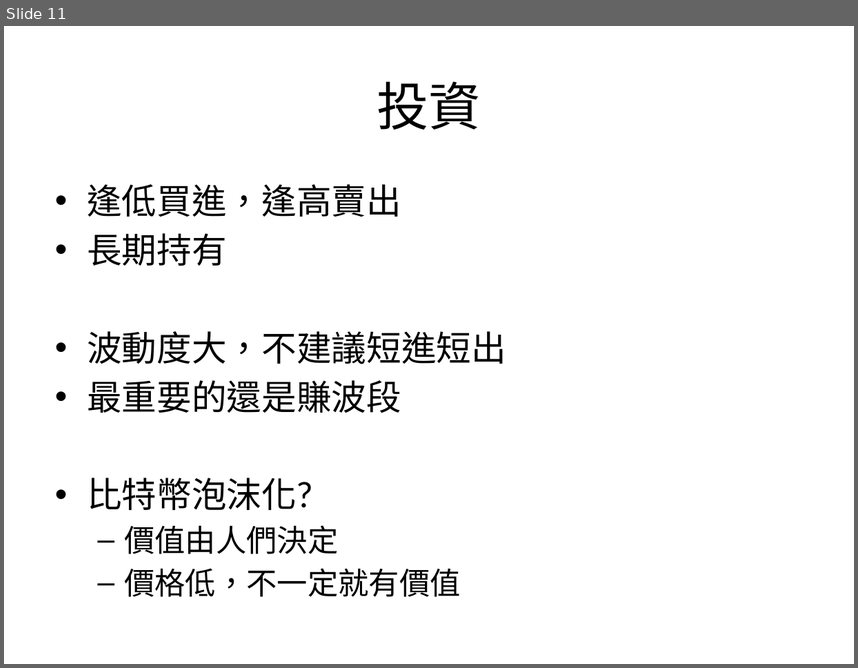
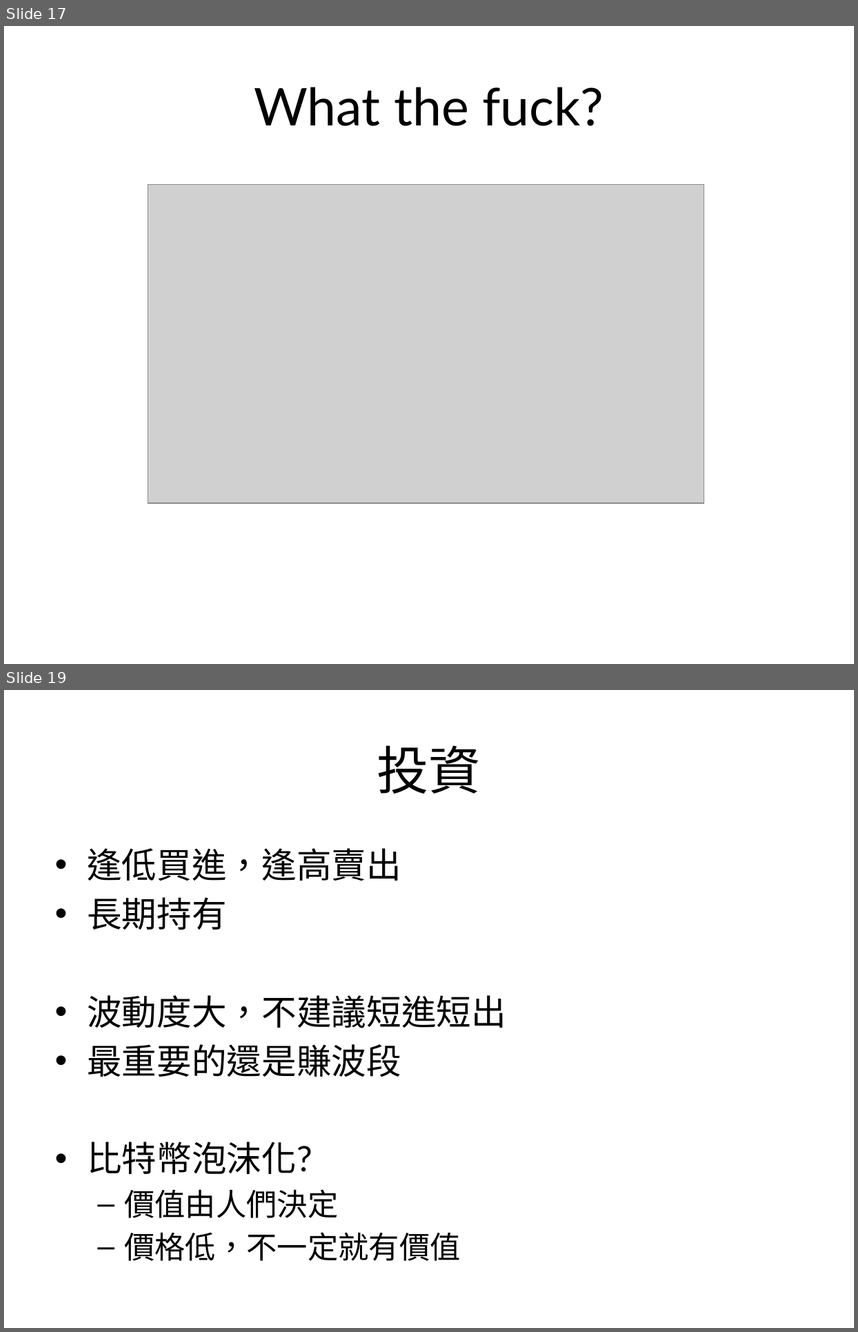
Before and after one commit to bailantaotao/bitcoin-speech, a slide deck: bitcoin.pptx. Shown one above the other, each under a label of ours: slide 11 before the commit, slides 17 and 19 after it; the slides between them are not shown. The pictures are 858x668 and 858x1332 pixels, drawn with LibreOffice and Linux fonts; fonts in the diff are those of the drawing; grey boxes stand for pictures. Boxes give left, top, right and bottom in pixels: in the first picture for what was removed or moved away, otherwise in the second. Text is boxed around its words. In the diff, an @@ line names an element or a change of style, - is before the commit and + after.

```diff
--- a/bitcoin.pptx
+++ b/bitcoin.pptx
@@ slide 17 added at (4, 26, 854, 664), background #FFFFFF @@
@@ title added at (254, 87, 604, 126), 44 pt, text #000000 @@
+What the fuck?
@@ picture added at (148, 184, 704, 503) @@
@@ what was slide 11 is now slide 19 @@
```
Also in this commit, not shown: 4 slides changed, 13 other slides added, 4 slides removed.
